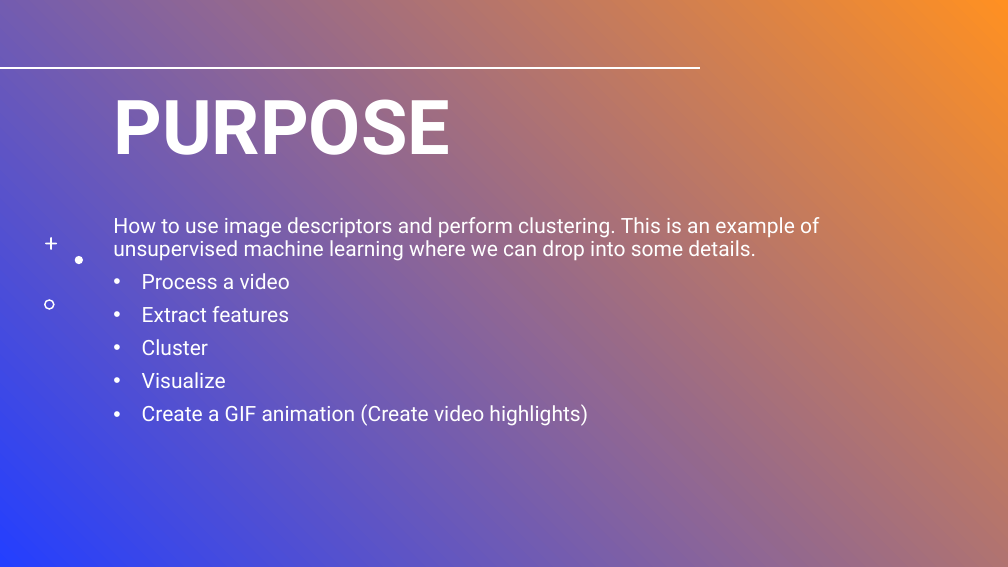
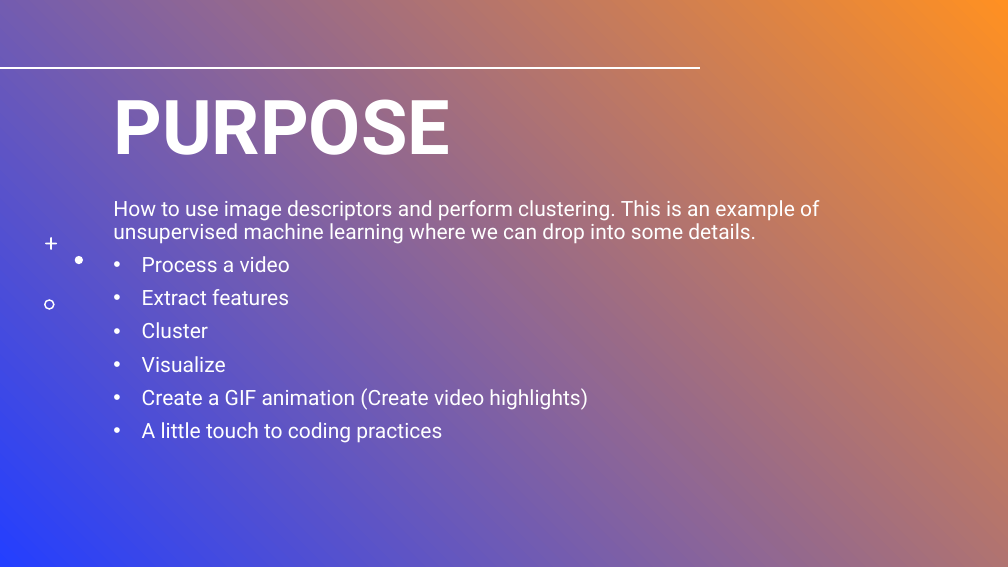
Before and after one commit to wajihullahbaig/talks, a slide deck: slide 3 of Video Clustering using image descriptors.pptx. Drawn at 1008x567 pixels with LibreOffice and Linux fonts; fonts in the diff are those of the drawing; background and template pictures are left out. Boxes give left, top, right and bottom in pixels: in the first picture for what was removed or moved away, otherwise in the second. Text is boxed around its words. In the diff, an @@ line names an element or a change of style, - is before the commit and + after.

Commit message:
Updated on software practices

```diff
--- a/Video Clustering using image descriptors.pptx
+++ b/Video Clustering using image descriptors.pptx
@@ text at (142,422,442,443): paragraph added @@
+• A little touch to coding practices
```
